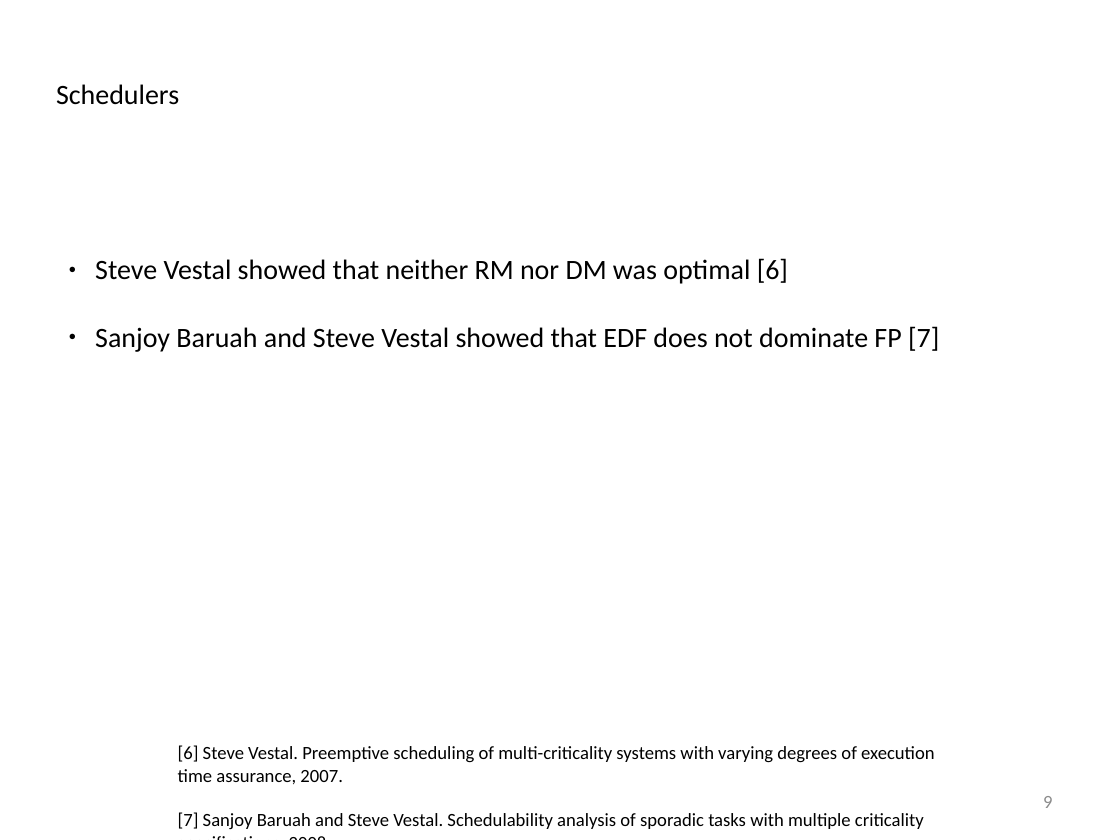
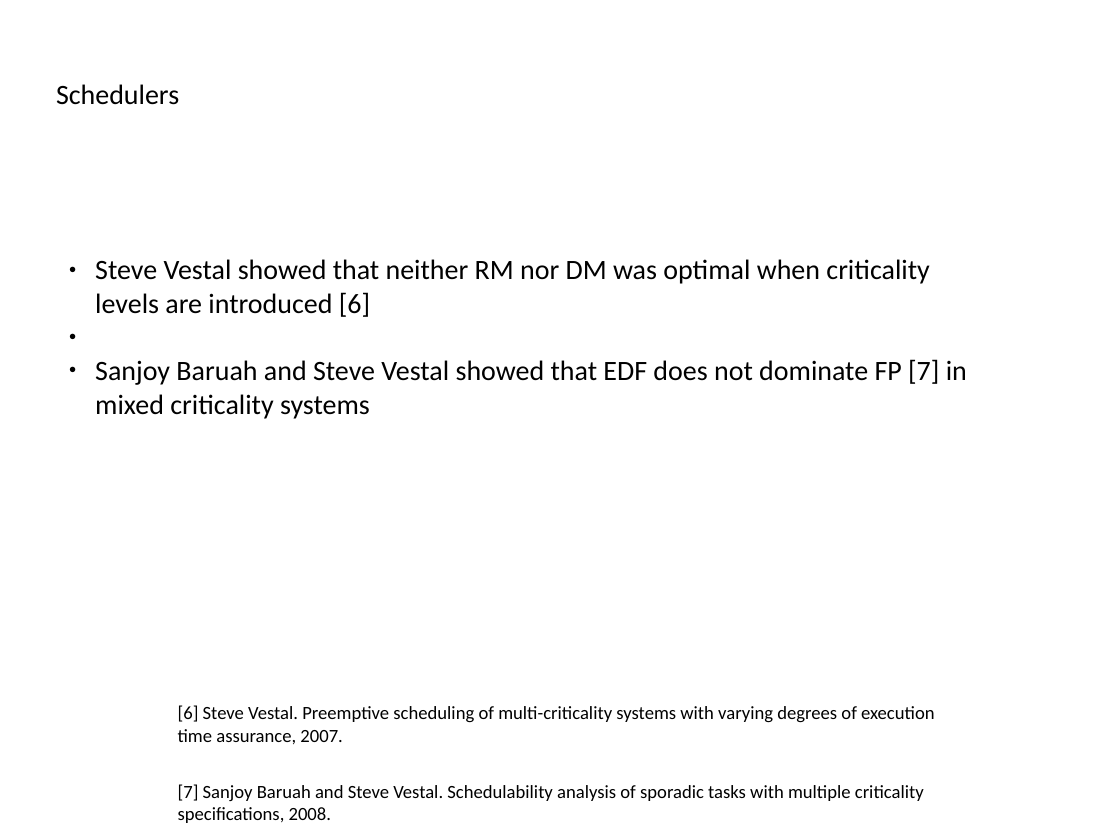
Before and after one commit to afcmrp/exjobb, a slide deck: slide 9 of Admin/presentation_20170317.odp. Drawn at 1120x840 pixels with LibreOffice and Linux fonts; fonts in the diff are those of the drawing; background and template pictures are left out. Boxes give left, top, right and bottom in pixels: in the first picture for what was removed or moved away, otherwise in the second. Text is boxed around its words. In the diff, an @@ line names an element or a change of style, - is before the commit and + after.

```diff
--- a/Admin/presentation_20170317.odp
+++ b/Admin/presentation_20170317.odp
@@ text at [95, 259, 967, 385]: text changed @@
-● Steve Vestal showed that neither RM nor DM was optimal [6]
-● Sanjoy Baruah and Steve Vestal showed that EDF does not dominate FP [7]
+● Steve Vestal showed that neither RM nor DM was optimal when criticality levels are introduced [6]
+● Sanjoy Baruah and Steve Vestal showed that EDF does not dominate FP [7] in mixed criticality systems
@@ text "[6] Steve Vestal. Preemptive scheduling ..." rewrapped from [178, 745, 934, 829] to [178, 705, 934, 801] @@
@@ page number removed at [1043, 796, 1052, 808] @@
-9
```
Also in this commit, not shown: 13 other slides changed, 1 slide added.
